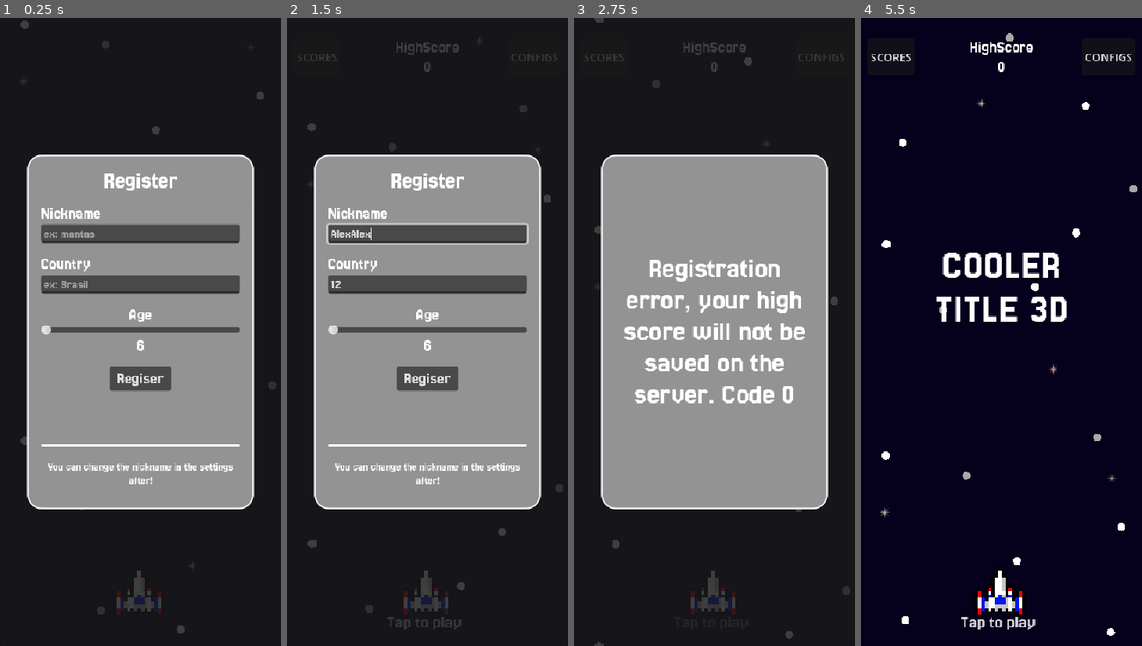
Above: before the commit, frames 1-4 (left to right).
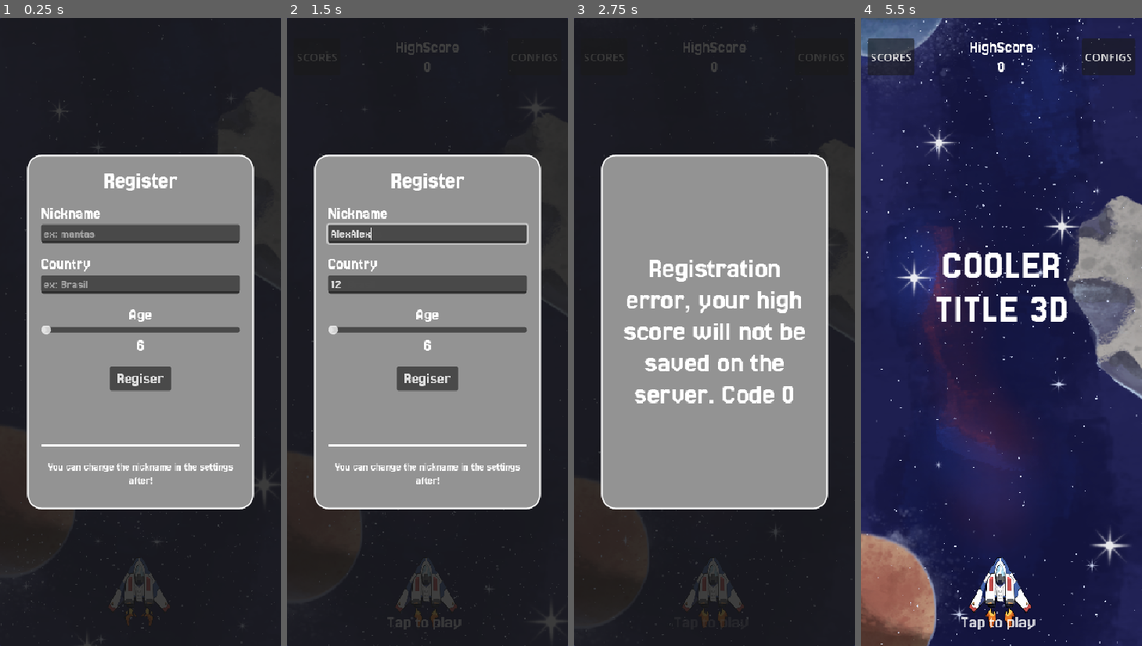
Above: after the commit, the same moments.

Repository: Juawo/space-shooter
Game: Godot game, scene res://scenes/game/main.tscn
Same seed, same stepped clock (60 frames per second), same inputs: the game is played once before the commit and once after it. The engine's default icon, where the game draws it, is replaced by a stand-in: a white triangle on a blue panel in a dark square.
Inputs (mouse positions are in pixels of both pictures, inside the frame that each line leads up to):
- Up to frame 1 (0.25 s): no input
- Up to frame 2 (1.5 s): click (427, 231) at 0.52 s; type "Alex" at 0.6 s; click (427, 281) at 0.75 s; type "12" at 0.83 s; click (427, 231) at 0.98 s; type "Alex" at 1.07 s; click "SCORES" at 1.25 s
- Up to frame 3 (2.75 s): click "Regiser" at 2 s
- Up to frame 4 (5.5 s): click "CONFIGS" at 2.75 s; tap Enter at 3.5, 4.25, 5 s; move the mouse to (1001, 332) at 3.52 s; hold Right (ui_right) 3.53-4.28 s; click (1001, 332) at 3.67 s; move the mouse to (945, 363) at 4.27 s; hold Left (ui_left) 4.28-5.03 s; move the mouse to (1029, 193) at 5.02 s; hold Right (ui_right) from 5.03 s (still down)

The runs differ from the first frame. In frame 1, 3.8% of the frame differs, in the area x 0-100%, y 0-100%; in frame 2, 4.0%; in frame 3, 4.4%; in frame 4, 96%.

Commit message:
Add layered background and muzzle flash animations
- Introduced a new scene for layered background (`background_layered.tscn`) with multiple parallax layers for enhanced visual depth.
- Updated `game_world.tscn` to include the new layered background.
- Added muzzle flash sprite animations for the spaceship in `player.tscn`, enhancing shooting effects.
- Implemented animated muzzle flash visibility in the player shooting logic within `player.gd`.
- Added new bullet sprite animations for player bullets in `player_bullet.tscn`.
- Updated various assets including new frames for muzzle flash and bullet animations.

Diff:
--- /dev/null
+++ b/scenes/game/background/background_layered.tscn
@@ -0,0 +1,45 @@
+[gd_scene load_steps=6 format=3 uid="uid://crrtm6jpxvoqw"]
+
+[ext_resource type="Script" uid="uid://c6qvk5d7oupcf" path="res://scripts/game/background/background_layered.gd" id="1_ae5p2"]
+[ext_resource type="Texture2D" uid="uid://c7ht0164f3xwf" path="res://assets/sprites/background/background_layer_1.png" id="1_lex3l"]
+[ext_resource type="Texture2D" uid="uid://bo4eckibkd24d" path="res://assets/sprites/background/background_layer_2.png" id="2_kvgrm"]
+[ext_resource type="Texture2D" uid="uid://cd7y5t0munpue" path="res://assets/sprites/background/background_layer_3.png" id="3_kw0li"]
+[ext_resource type="Texture2D" uid="uid://bc8iq8eda8a4f" path="res://assets/sprites/background/background_layer_4.png" id="4_ae5p2"]
+
+[node name="background_parallax" type="Node2D"]
+z_index = -500
+script = ExtResource("1_ae5p2")
+
+[node name="layer1" type="Parallax2D" parent="."]
+repeat_size = Vector2(0, 1834)
+autoscroll = Vector2(0, 10)
+
+[node name="Sprite2D" type="Sprite2D" parent="layer1"]
+texture = ExtResource("1_lex3l")
+
+[node name="layer2" type="Parallax2D" parent="."]
+scroll_scale = Vector2(0, 0.3)
+repeat_size = Vector2(0, 1834)
+autoscroll = Vector2(0, 30)
+ignore_camera_scroll = true
+
+[node name="Sprite2D" type="Sprite2D" parent="layer2"]
+texture = ExtResource("2_kvgrm")
+
+[node name="layer3" type="Parallax2D" parent="."]
+scroll_scale = Vector2(0, 0.4)
+repeat_size = Vector2(0, 1834)
+autoscroll = Vector2(0, 130)
+ignore_camera_scroll = true
+
+[node name="Sprite2D" type="Sprite2D" parent="layer3"]
+texture = ExtResource("3_kw0li")
+
+[node name="layer4" type="Parallax2D" parent="."]
+scroll_scale = Vector2(0, 0.4)
+repeat_size = Vector2(0, 1834)
+autoscroll = Vector2(0, 160)
+ignore_camera_scroll = true
+
+[node name="Sprite2D" type="Sprite2D" parent="layer4"]
+texture = ExtResource("4_ae5p2")
--- a/scenes/game/gameWorld/game_world.tscn
+++ b/scenes/game/gameWorld/game_world.tscn
@@ -1,16 +1,21 @@
-[gd_scene load_steps=6 format=3 uid="uid://deo2xlnjykoj2"]
+[gd_scene load_steps=7 format=3 uid="uid://deo2xlnjykoj2"]
 
 [ext_resource type="Script" uid="uid://0tpc5vgmu38i" path="res://scripts/game/gameWorld/game_world.gd" id="1_im6e1"]
 [ext_resource type="PackedScene" uid="uid://set2xcrxaxm8" path="res://scenes/game/background/background.tscn" id="1_r2iep"]
 [ext_resource type="PackedScene" uid="uid://c8bvrgnu7smjw" path="res://scenes/game/player/player.tscn" id="2_lcs20"]
 [ext_resource type="PackedScene" uid="uid://b6ldni36gxx0u" path="res://scenes/game/enemies/enemies-spawner/enemies_spawner.tscn" id="4_uepgv"]
 [ext_resource type="PackedScene" uid="uid://l1a381jt4yc8" path="res://scenes/ui/Hud/hud.tscn" id="5_7j6fr"]
+[ext_resource type="PackedScene" uid="uid://crrtm6jpxvoqw" path="res://scenes/game/background/background_layered.tscn" id="6_x5ux2"]
 
 [node name="GameWorld" type="Node2D"]
 script = ExtResource("1_im6e1")
 metadata/_edit_vertical_guides_ = [0.0]
 
+[node name="background_parallax" parent="." instance=ExtResource("6_x5ux2")]
+position = Vector2(206, -1)
+
 [node name="background" parent="." instance=ExtResource("1_r2iep")]
+visible = false
 
 [node name="Player" parent="." instance=ExtResource("2_lcs20")]
 position = Vector2(196, 840)
--- a/scenes/game/player/player.tscn
+++ b/scenes/game/player/player.tscn
@@ -1,13 +1,135 @@
-[gd_scene load_steps=5 format=3 uid="uid://c8bvrgnu7smjw"]
+[gd_scene load_steps=31 format=3 uid="uid://c8bvrgnu7smjw"]
 
 [ext_resource type="Script" uid="uid://ceqve5ivwdmt8" path="res://scripts/game/player/player.gd" id="1_1hecf"]
 [ext_resource type="Texture2D" uid="uid://bl1qcpmv6n4ks" path="res://assets/sprites/idle.png" id="1_apxxd"]
+[ext_resource type="Texture2D" uid="uid://j0curxd1ln88" path="res://assets/sprites/spaceship/idle/frame0000.png" id="2_6bxg8"]
+[ext_resource type="Texture2D" uid="uid://hwmud27mkk87" path="res://assets/sprites/spaceship/idle/frame0001.png" id="3_ywish"]
+[ext_resource type="Texture2D" uid="uid://8la8qs655clf" path="res://assets/sprites/spaceship/idle/frame0002.png" id="4_bcwky"]
+[ext_resource type="Texture2D" uid="uid://ctrhxitu0c12j" path="res://assets/sprites/spaceship/idle/frame0003.png" id="5_i0dnl"]
+[ext_resource type="Texture2D" uid="uid://d2m0que3t8tlu" path="res://assets/sprites/spaceship/idle/frame0004.png" id="6_sxkrj"]
+[ext_resource type="Texture2D" uid="uid://di57wco0qf32k" path="res://assets/sprites/spaceship/idle/frame0005.png" id="7_ixkur"]
+[ext_resource type="Texture2D" uid="uid://cd0qb5gurncnn" path="res://assets/sprites/spaceship/idle/frame0006.png" id="8_jvpd5"]
+[ext_resource type="Texture2D" uid="uid://citn3osxaun3s" path="res://assets/sprites/spaceship/muzzle_flash/frame0000.png" id="10_6m5kx"]
+[ext_resource type="Texture2D" uid="uid://cndfohpc6ucpo" path="res://assets/sprites/spaceship/muzzle_flash/frame0001.png" id="11_okwrv"]
+[ext_resource type="Texture2D" uid="uid://tvo8w7r80p6d" path="res://assets/sprites/spaceship/muzzle_flash/frame0002.png" id="12_3tfu2"]
+[ext_resource type="Texture2D" uid="uid://bupfe6421shlg" path="res://assets/sprites/spaceship/muzzle_flash/frame0003.png" id="13_pusnx"]
+[ext_resource type="Texture2D" uid="uid://e5r0okg71c1p" path="res://assets/sprites/spaceship/muzzle_flash/frame0004.png" id="14_yhc5r"]
+[ext_resource type="Texture2D" uid="uid://djg5a2r2v230r" path="res://assets/sprites/spaceship/muzzle_flash/frame0005.png" id="15_4dwn7"]
+[ext_resource type="Texture2D" uid="uid://7tx710mjpg2p" path="res://assets/sprites/spaceship/muzzle_flash/frame0006.png" id="16_urwsv"]
+[ext_resource type="Texture2D" uid="uid://b7wdnqnsvolo6" path="res://assets/sprites/spaceship/muzzle_flash/frame0007.png" id="17_ce18t"]
+[ext_resource type="Texture2D" uid="uid://dob7y6btxdt1p" path="res://assets/sprites/spaceship/muzzle_flash/frame0008.png" id="18_0k0g3"]
+[ext_resource type="Texture2D" uid="uid://baxqdq3oc1r2" path="res://assets/sprites/spaceship/muzzle_flash/frame0009.png" id="19_d73su"]
+[ext_resource type="Texture2D" uid="uid://u0bjv88w7sn5" path="res://assets/sprites/spaceship/muzzle_flash/frame0010.png" id="20_cof3t"]
+[ext_resource type="Texture2D" uid="uid://bphbreb5gps0c" path="res://assets/sprites/spaceship/muzzle_flash/frame0011.png" id="21_jeuq0"]
+[ext_resource type="Texture2D" uid="uid://ceemgaivxu66d" path="res://assets/sprites/spaceship/muzzle_flash/frame0012.png" id="22_tw66e"]
+[ext_resource type="Texture2D" uid="uid://bih8nolwnd636" path="res://assets/sprites/spaceship/muzzle_flash/frame0013.png" id="23_u8nby"]
+[ext_resource type="Texture2D" uid="uid://c55dba8w8pwxt" path="res://assets/sprites/spaceship/muzzle_flash/frame0014.png" id="24_qr4c7"]
+[ext_resource type="Texture2D" uid="uid://cl7i6yxvogsv0" path="res://assets/sprites/spaceship/muzzle_flash/frame0015.png" id="25_bt2u1"]
+[ext_resource type="Texture2D" uid="uid://bm8dvm4phwsel" path="res://assets/sprites/spaceship/muzzle_flash/frame0016.png" id="26_30wld"]
 
 [sub_resource type="RectangleShape2D" id="RectangleShape2D_1hecf"]
-size = Vector2(12.800002, 14.200003)
+size = Vector2(9.600002, 13.000002)
+
+[sub_resource type="SpriteFrames" id="SpriteFrames_t5vmf"]
+animations = [{
+"frames": [],
+"loop": true,
+"name": &"default",
+"speed": 5.0
+}, {
+"frames": [{
+"duration": 0.81,
+"texture": ExtResource("2_6bxg8")
+}, {
+"duration": 1.0,
+"texture": ExtResource("3_ywish")
+}, {
+"duration": 1.0,
+"texture": ExtResource("4_bcwky")
+}, {
+"duration": 1.0,
+"texture": ExtResource("5_i0dnl")
+}, {
+"duration": 1.0,
+"texture": ExtResource("6_sxkrj")
+}, {
+"duration": 1.0,
+"texture": ExtResource("7_ixkur")
+}, {
+"duration": 1.0,
+"texture": ExtResource("8_jvpd5")
+}],
+"loop": true,
+"name": &"idle",
+"speed": 20.0
+}]
+
+[sub_resource type="SpriteFrames" id="SpriteFrames_82yl3"]
+animations = [{
+"frames": [],
+"loop": true,
+"name": &"default",
+"speed": 5.0
+}, {
+"frames": [{
+"duration": 1.0,
+"texture": ExtResource("10_6m5kx")
+}, {
+"duration": 1.0,
+"texture": ExtResource("11_okwrv")
+}, {
+"duration": 1.0,
+"texture": ExtResource("12_3tfu2")
+}, {
+"duration": 1.0,
+"texture": ExtResource("13_pusnx")
+}, {
+"duration": 1.0,
+"texture": ExtResource("14_yhc5r")
+}, {
+"duration": 1.0,
+"texture": ExtResource("15_4dwn7")
+}, {
+"duration": 1.0,
+"texture": ExtResource("16_urwsv")
+}, {
+"duration": 1.0,
+"texture": ExtResource("17_ce18t")
+}, {
+"duration": 1.0,
+"texture": ExtResource("18_0k0g3")
+}, {
+"duration": 1.0,
+"texture": ExtResource("19_d73su")
+}, {
+"duration": 1.0,
+"texture": ExtResource("20_cof3t")
+}, {
+"duration": 1.0,
+"texture": ExtResource("21_jeuq0")
+}, {
+"duration": 1.0,
+"texture": ExtResource("22_tw66e")
+}, {
+"duration": 1.0,
+"texture": ExtResource("23_u8nby")
+}, {
+"duration": 1.0,
+"texture": ExtResource("24_qr4c7")
+}, {
+"duration": 1.0,
+"texture": ExtResource("25_bt2u1")
+}, {
+"duration": 1.0,
+"texture": ExtResource("26_30wld")
+}],
+"loop": true,
+"name": &"muzzle_flash",
+"speed": 20.0
+}]
 
 [sub_resource type="RectangleShape2D" id="RectangleShape2D_t5cse"]
-size = Vector2(64.5, 71.5)
+size = Vector2(48, 67)
 
 [node name="Player" type="CharacterBody2D"]
 process_mode = 1
@@ -16,11 +138,26 @@
 script = ExtResource("1_1hecf")
 
 [node name="Collision" type="CollisionShape2D" parent="."]
-position = Vector2(0.99999905, 2.500001)
+position = Vector2(0.99999917, -12.500002)
 scale = Vector2(4.999999, 4.999999)
 shape = SubResource("RectangleShape2D_1hecf")
 
+[node name="AnimatedSprite2D" type="AnimatedSprite2D" parent="."]
+process_mode = 3
+scale = Vector2(0.6, 0.6)
+sprite_frames = SubResource("SpriteFrames_t5vmf")
+animation = &"idle"
+autoplay = "idle"
+frame_progress = 0.33490074
+
+[node name="muzzle_flash_animation" type="AnimatedSprite2D" parent="."]
+visible = false
+position = Vector2(0, -87)
+sprite_frames = SubResource("SpriteFrames_82yl3")
+animation = &"muzzle_flash"
+
 [node name="Sprite" type="Sprite2D" parent="."]
+visible = false
 position = Vector2(-5.9604645e-08, 0)
 scale = Vector2(5, 5)
 texture = ExtResource("1_apxxd")
@@ -29,12 +166,12 @@
 collision_mask = 10
 
 [node name="CollisionShape2D" type="CollisionShape2D" parent="Hitbox"]
-position = Vector2(0.75, 3.25)
+position = Vector2(1, -11.5)
 shape = SubResource("RectangleShape2D_t5cse")
 debug_color = Color(0.9353768, 2.0311178e-05, 0.63873893, 0.41960785)
 
 [node name="Marker2D" type="Marker2D" parent="."]
-position = Vector2(1, -37)
+position = Vector2(0, -66)
 
 [node name="ShootTimer" type="Timer" parent="."]
 autostart = true
--- a/scenes/game/player/player_bullet.tscn
+++ b/scenes/game/player/player_bullet.tscn
@@ -1,10 +1,43 @@
-[gd_scene load_steps=4 format=3 uid="uid://b8royjgs30pos"]
+[gd_scene load_steps=10 format=3 uid="uid://b8royjgs30pos"]
 
 [ext_resource type="Script" uid="uid://dctsl3nuxohe" path="res://scripts/game/player/player_bullet.gd" id="1_uqq7r"]
 [ext_resource type="Texture2D" uid="uid://dk0rsfyitidjf" path="res://assets/sprites/simple-bullet.png" id="2_n1or0"]
+[ext_resource type="Texture2D" uid="uid://bfgdejeoq60pe" path="res://assets/sprites/bullet/frame0000.png" id="3_4vgx3"]
+[ext_resource type="Texture2D" uid="uid://dihxwvq5ek5t8" path="res://assets/sprites/bullet/frame0001.png" id="4_872pm"]
+[ext_resource type="Texture2D" uid="uid://b62wk181jt2rg" path="res://assets/sprites/bullet/frame0002.png" id="5_qxs64"]
+[ext_resource type="Texture2D" uid="uid://dwx6h2ht5sv88" path="res://assets/sprites/bullet/frame0003.png" id="6_wey7n"]
+[ext_resource type="Texture2D" uid="uid://bo02qxpbuvmq4" path="res://assets/sprites/bullet/frame0004.png" id="7_exjpq"]
 
 [sub_resource type="RectangleShape2D" id="RectangleShape2D_pv8yu"]
-size = Vector2(16, 26)
+size = Vector2(16, 31)
+
+[sub_resource type="SpriteFrames" id="SpriteFrames_gspiv"]
+animations = [{
+"frames": [],
+"loop": true,
+"name": &"default",
+"speed": 5.0
+}, {
+"frames": [{
+"duration": 1.0,
+"texture": ExtResource("3_4vgx3")
+}, {
+"duration": 1.0,
+"texture": ExtResource("4_872pm")
+}, {
+"duration": 1.0,
+"texture": ExtResource("5_qxs64")
+}, {
+"duration": 1.0,
+"texture": ExtResource("6_wey7n")
+}, {
+"duration": 1.0,
+"texture": ExtResource("7_exjpq")
+}],
+"loop": true,
+"name": &"idle",
+"speed": 20.0
+}]
 
 [node name="PlayerBullet" type="Area2D" groups=["PlayerProjectiles"]]
 process_mode = 1
@@ -14,13 +47,22 @@
 script = ExtResource("1_uqq7r")
 
 [node name="CollisionShape2D" type="CollisionShape2D" parent="."]
+position = Vector2(0, -11.5)
 shape = SubResource("RectangleShape2D_pv8yu")
 
 [node name="VisibleOnScreenNotifier2D" type="VisibleOnScreenNotifier2D" parent="."]
 rect = Rect2(-8, -13, 16, 26)
 
 [node name="Sprite2D" type="Sprite2D" parent="."]
+visible = false
 scale = Vector2(5.1, 5.1)
 texture = ExtResource("2_n1or0")
 
+[node name="AnimatedSprite2D" type="AnimatedSprite2D" parent="."]
+position = Vector2(-2, 22)
+sprite_frames = SubResource("SpriteFrames_gspiv")
+animation = &"idle"
+autoplay = "idle"
+frame_progress = 0.04669349
+
 [connection signal="screen_exited" from="VisibleOnScreenNotifier2D" to="." method="_on_visible_on_screen_notifier_2d_screen_exited"]
--- a/scenes/ui/Leaderboard/leaderboard.tscn
+++ b/scenes/ui/Leaderboard/leaderboard.tscn
@@ -1,7 +1,8 @@
-[gd_scene load_steps=4 format=3 uid="uid://c3hvl54is461g"]
+[gd_scene load_steps=5 format=3 uid="uid://c3hvl54is461g"]
 
 [ext_resource type="FontFile" uid="uid://d30hgfkq7jl3v" path="res://assets/ui/fonts/Jersey_25/Jersey25-Regular.ttf" id="1_56s4t"]
 [ext_resource type="Script" uid="uid://bsx2i8a6wuf2h" path="res://scripts/ui/Leaderboard/leaderboard.gd" id="1_eprmh"]
+[ext_resource type="PackedScene" uid="uid://crrtm6jpxvoqw" path="res://scenes/game/background/background_layered.tscn" id="2_hbriy"]
 [ext_resource type="PackedScene" uid="uid://set2xcrxaxm8" path="res://scenes/game/background/background.tscn" id="3_eprmh"]
 
 [node name="Leaderboard" type="Control"]
@@ -14,7 +15,11 @@
 grow_vertical = 2
 script = ExtResource("1_eprmh")
 
+[node name="background_parallax" parent="." instance=ExtResource("2_hbriy")]
+position = Vector2(206, 0)
+
 [node name="background" parent="." instance=ExtResource("3_eprmh")]
+visible = false
 
 [node name="Panel" type="Panel" parent="."]
 modulate = Color(1, 1, 1, 0.5254902)
--- /dev/null
+++ b/scripts/game/background/background_layered.gd
@@ -0,0 +1,11 @@
+extends Node2D
+
+#@export var scroll_speed: float = 150.0
+#
+#func _process(delta: float) -> void:
+	## Iteramos por todos os filhos do Node2D
+	#for child in get_children():
+		#if child is Parallax2D:
+			## Movemos o offset individual de cada camada
+			## O sistema Parallax2D já aplica o 'Factor' automaticamente
+			#child.scroll_offset.y += scroll_speed * delta
--- a/scripts/game/player/player.gd
+++ b/scripts/game/player/player.gd
@@ -7,6 +7,7 @@
 
 var original_shoot_wait_time : float = 0.0
 var boost_timer : SceneTreeTimer = null
+@onready var muzzle_flash_animation: AnimatedSprite2D = $muzzle_flash_animation
 
 @export var SPEED := 100.0
 @export var SMOOTH_SPEED := 0.1
@@ -114,6 +115,8 @@
 
 func shoot() -> void:
 	if bullet_scene:
+		muzzle_flash_animation.visible = true
+		muzzle_flash_animation.play("muzzle_flash")
 		var bullet = bullet_scene.instantiate()
 		bullet.global_position = marker_2d.global_position
 
@@ -122,7 +125,8 @@
 			bullet.bullet_speed *= shoot_speed_modifier
 
 		get_tree().current_scene.add_child(bullet)
-
+		await muzzle_flash_animation.animation_finished
+		muzzle_flash_animation.visible = false
 
 func _on_invecible_timer_timeout() -> void:
 	is_invecible = false
Binary file added: assets/sprites/background/background_layer_1.png
Not shown, added: assets/sprites/background/background_layer_1.png.import
Binary file added: assets/sprites/background/background_layer_2.png
Not shown, added: assets/sprites/background/background_layer_2.png.import
Binary file added: assets/sprites/background/background_layer_3.png
Not shown, added: assets/sprites/background/background_layer_3.png.import
Binary file added: assets/sprites/background/background_layer_4.png
Not shown, added: assets/sprites/background/background_layer_4.png.import
Binary file added: assets/sprites/bullet/frame0000.png
Not shown, added: assets/sprites/bullet/frame0000.png.import
Binary file added: assets/sprites/bullet/frame0001.png
Not shown, added: assets/sprites/bullet/frame0001.png.import
(and 59 more such lines)
